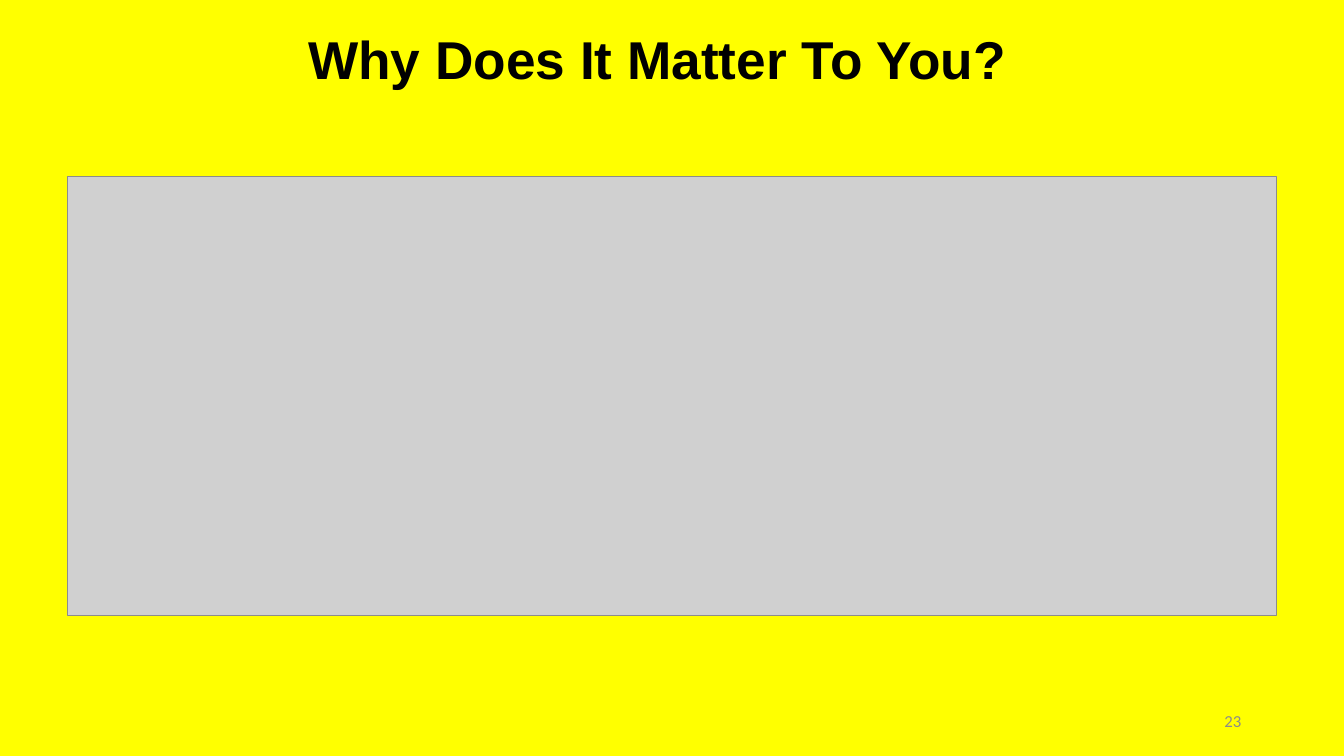
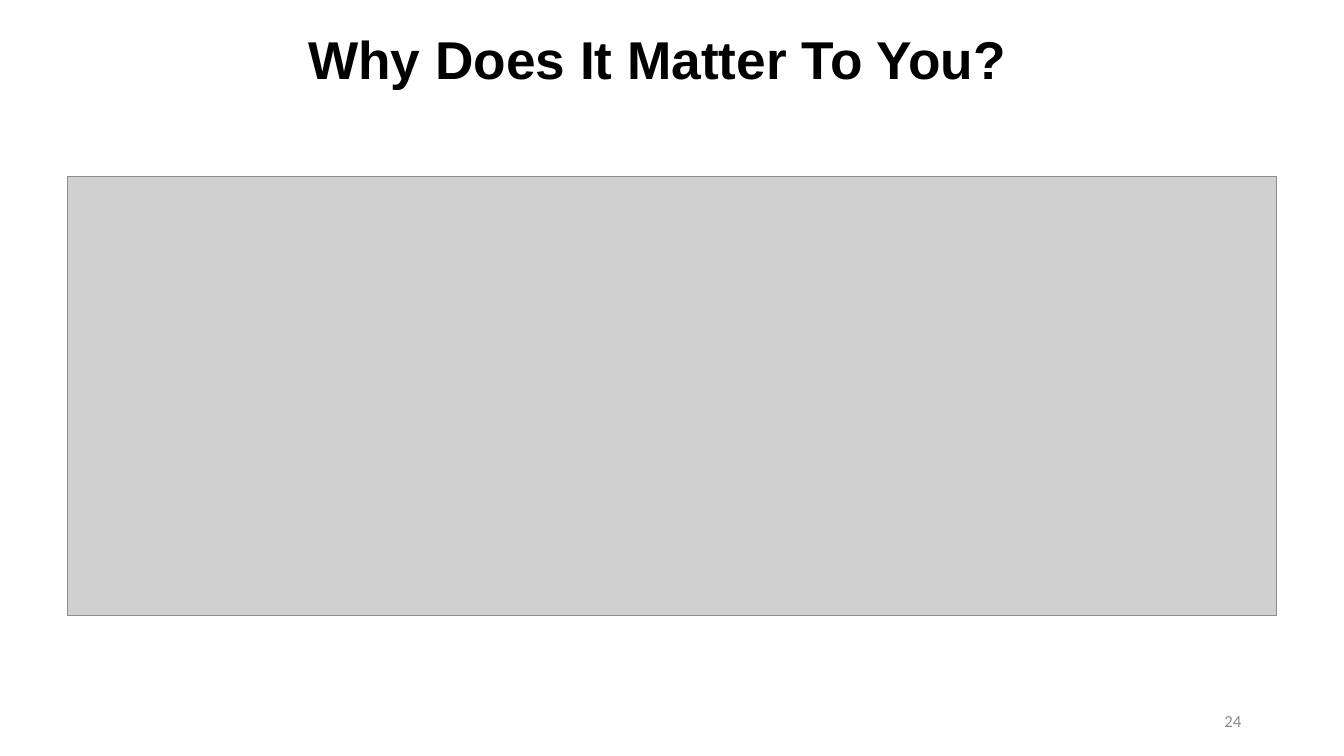
Before and after one commit to irregularchat/Counter_Malign_Information_Training, a slide deck: slide 24 of Counter_Malign_Information/4-Implement-For_Instructors/Lesson_Plans/Lesson_05-Identify_Malign_Information/Audio_Visual-Identify_Misinformation/En-Lesson_Slide-Identify_Misinformation.pptx (slide 23 before the commit). Drawn at 1344x756 pixels with LibreOffice and Linux fonts; fonts in the diff are those of the drawing; grey boxes stand for pictures. Boxes give left, top, right and bottom in pixels: in the first picture for what was removed or moved away, otherwise in the second. Text is boxed around its words. In the diff, an @@ line names an element or a change of style, - is before the commit and + after.

```diff
--- a/Counter_Malign_Information/4-Implement-For_Instructors/Lesson_Plans/Lesson_05-Identify_Malign_Information/Audio_Visual-Identify_Misinformation/En-Lesson_Slide-Identify_Misinformation.pptx
+++ b/Counter_Malign_Information/4-Implement-For_Instructors/Lesson_Plans/Lesson_05-Identify_Malign_Information/Audio_Visual-Identify_Misinformation/En-Lesson_Slide-Identify_Misinformation.pptx
@@ background #FFFF00 to #FFFFFF @@
@@ page number at box(1224, 716, 1241, 727): text changed @@
-23
+24
```
Also in this commit, not shown: 23 other slides changed, 1 slide added, 7 other files.
